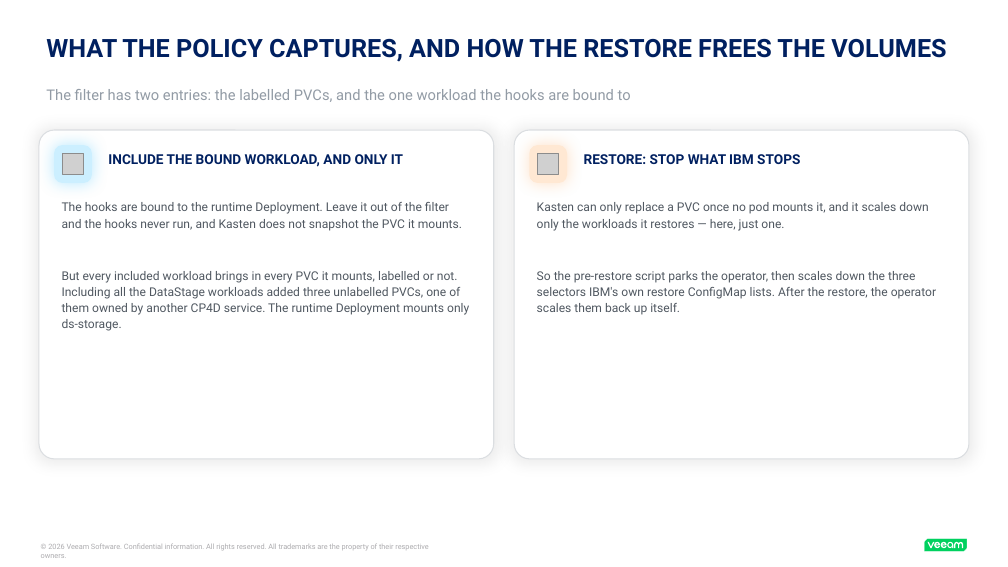
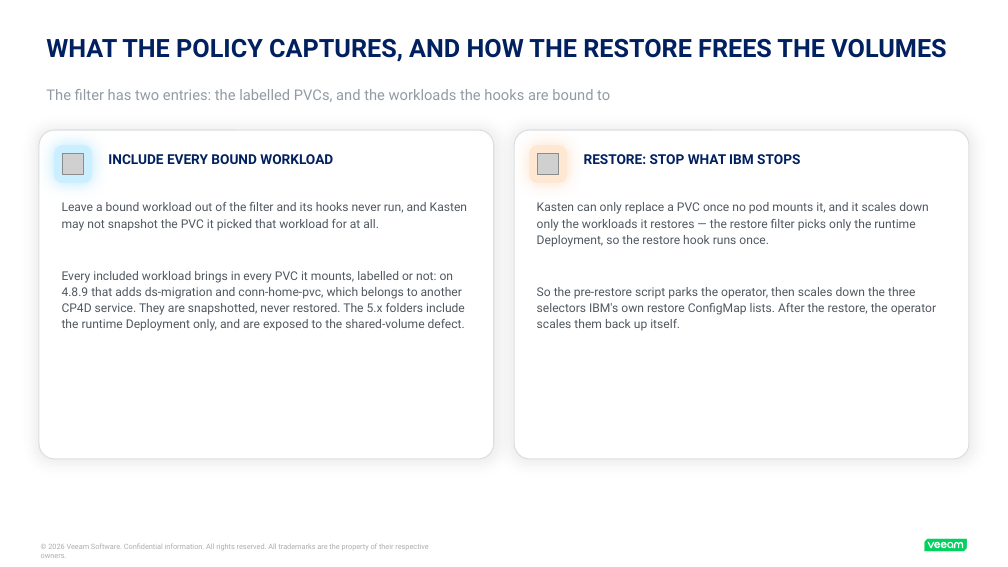
Before and after one commit to michaelcourcy/kasten-claude, a slide deck: slide 11 of datastage-example/datastage.pptx (slide 9 before the commit). Drawn at 1008x567 pixels with LibreOffice and Linux fonts; fonts in the diff are those of the drawing; grey boxes stand for pictures. Boxes give left, top, right and bottom in pixels: in the first picture for what was removed or moved away, otherwise in the second. Text is boxed around its words. In the diff, an @@ line names an element or a change of style, - is before the commit and + after.

```diff
--- a/datastage-example/datastage.pptx
+++ b/datastage-example/datastage.pptx
@@ text at bbox=[46, 89, 610, 102]: text changed @@
-The filter has two entries: the labelled PVCs, and the one workload the hooks are bound to
+The filter has two entries: the labelled PVCs, and the workloads the hooks are bound to
@@ text at bbox=[108, 154, 333, 164]: text changed @@
-INCLUDE THE BOUND WORKLOAD, AND ONLY IT
+INCLUDE EVERY BOUND WORKLOAD
@@ text at bbox=[62, 202, 467, 331]: text changed @@
-The hooks are bound to the runtime Deployment. Leave it out of the filter and the hooks never run, and Kasten does not snapshot the PVC it mounts.
-But every included workload brings in every PVC it mounts, labelled or not. Including all the DataStage workloads added three unlabelled PVCs, one of them owned by another CP4D service. The runtime Deployment mounts only ds-storage.
+Leave a bound workload out of the filter and its hooks never run, and Kasten may not snapshot the PVC it picked that workload for at all.
+Every included workload brings in every PVC it mounts, labelled or not: on 4.8.9 that adds ds-migration and conn-home-pvc, which belongs to another CP4D service. They are snapshotted, never restored. The 5.x folders include the runtime Deployment only, and are exposed to the shared-volume defect.
@@ text at bbox=[537, 202, 928, 247]: text changed @@
-Kasten can only replace a PVC once no pod mounts it, and it scales down only the workloads it restores — here, just one.
+Kasten can only replace a PVC once no pod mounts it, and it scales down only the workloads it restores — the restore filter picks only the runtime Deployment, so the restore hook runs once.
```
Also in this commit, not shown: 3 other slides changed, 2 slides added, 34 other files.
